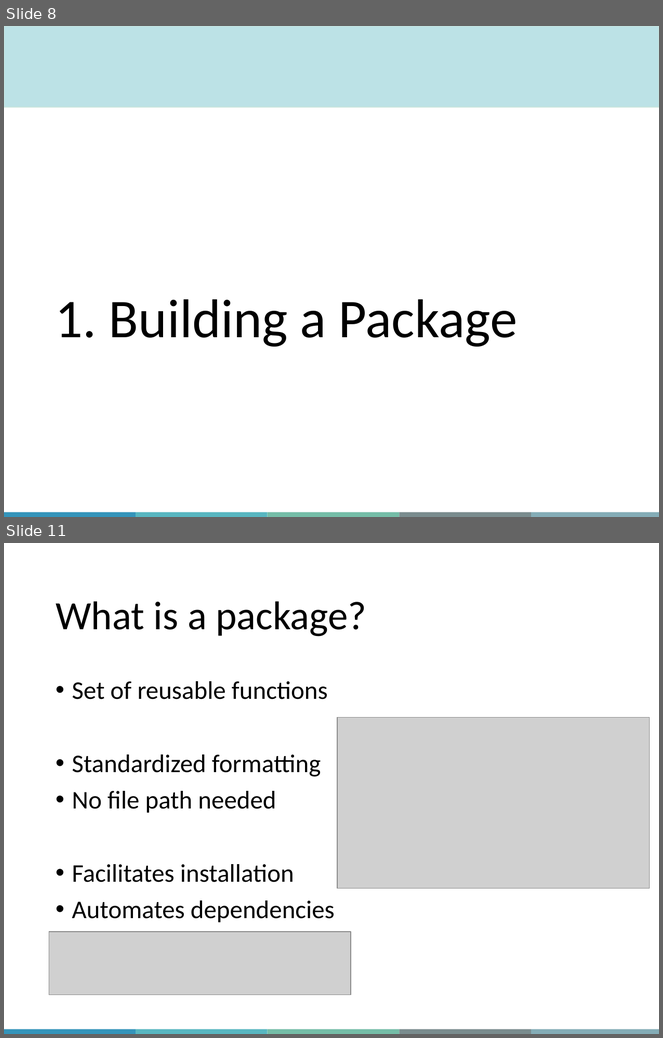
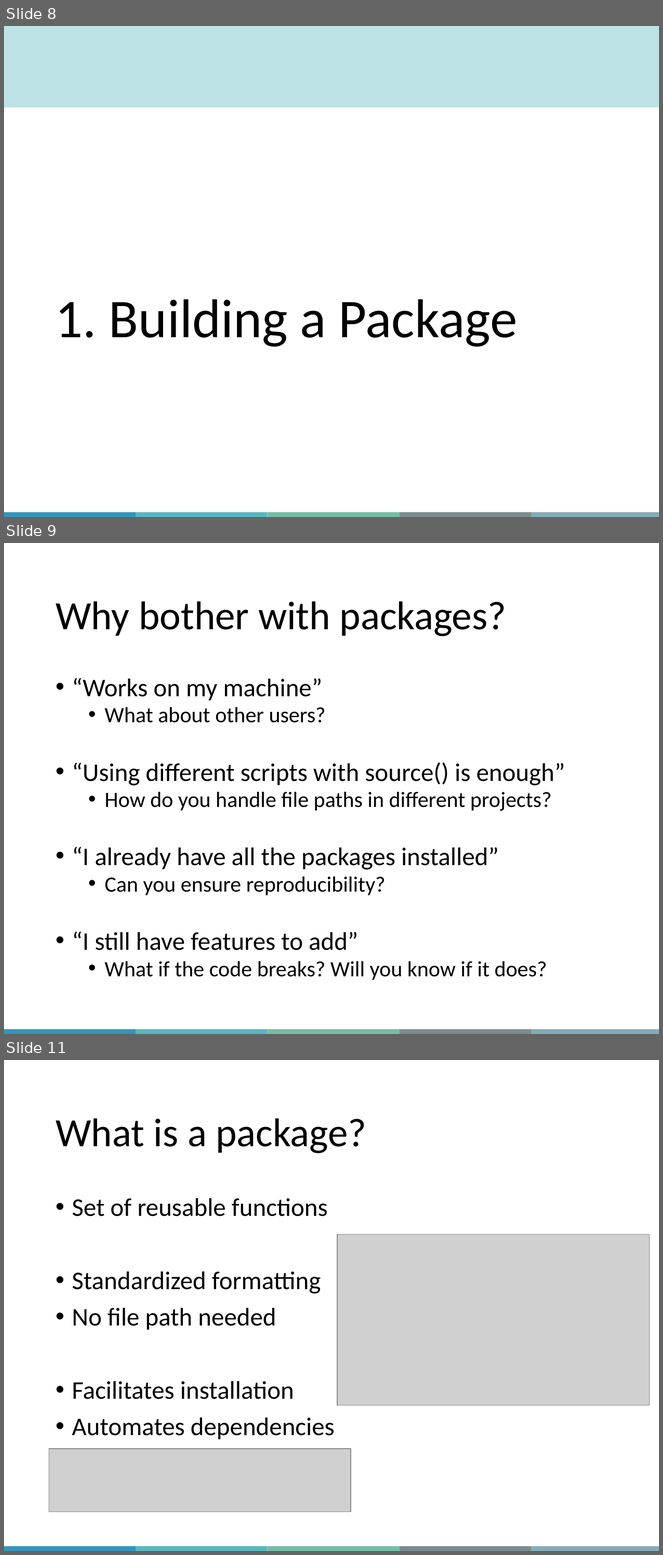
Before and after one commit to QLS-MiCM/RPackageDevelopment, a slide deck: Slides/RPackageDevelopment_Slides.pptx. Shown one above the other, each under a label of ours: slides 8 and 11 before the commit, slides 8, 9 and 11 after it; the slides between them are not shown. The pictures are 663x1038 and 663x1555 pixels, drawn with LibreOffice and Linux fonts; fonts in the diff are those of the drawing; grey boxes stand for pictures; background and template pictures are left out. Boxes give left, top, right and bottom in pixels: in the first picture for what was removed or moved away, otherwise in the second. Text is boxed around its words. In the diff, an @@ line names an element or a change of style, - is before the commit and + after.

```diff
--- a/Slides/RPackageDevelopment_Slides.pptx
+++ b/Slides/RPackageDevelopment_Slides.pptx
@@ slide 9 added at [4,543,659,1034], background #FFFFFF; not listed: 5 template elements that a slide beside it also shows @@
@@ title added at [55,601,506,637], 44 pt, text #000000 @@
+Why bother with packages?
@@ text added at [72,678,566,980], 24 pt, text #000000 @@
+• “Works on my machine”
+  • What about other users?
+• “Using different scripts with source() is enough”
+  • How do you handle file paths in different projects?
+• “I already have all the packages installed”
+  • Can you ensure reproducibility?
+• “I still have features to add”
+  • What if the code breaks? Will you know if it does?
```
Also in this commit, not shown: 7 slides changed, 8 other slides added, 7 slides removed.
